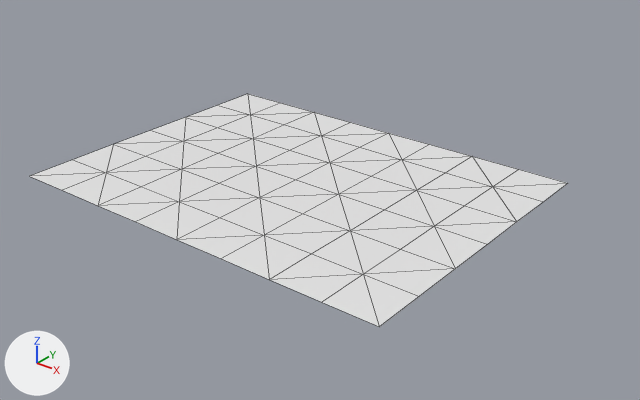
The OBJ model assets/maps/chunks/terrain_lod2_-3_-4.obj: old version first, new version second.
Camera for both pictures: a camera (50 mm lens) standing at (-82.3, 124.5, 46.7) and looking at (-159.6, 221.1, -13.2). Arrows for +X, +Y and +Z are at lower left; the lights stay in place. The picture after the commit comes second. Mesh edges are drawn as thin lines. Where no turn or scale is listed for an object, it has been applied to the vertices.

In view in the first picture: 'terrain_lod2_-3_-4'.
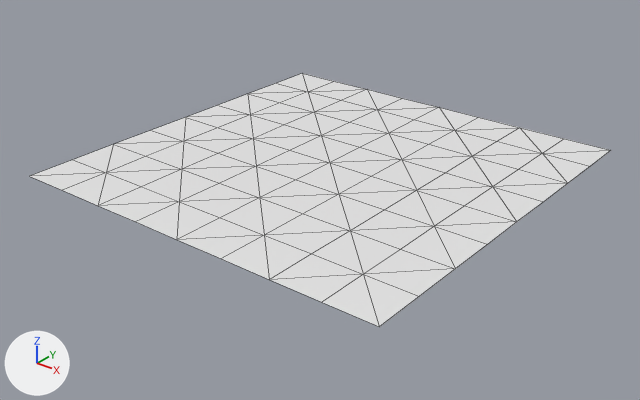
The change, as JSON lines over the scene's bpy script:
```json
{"block": "me_terrain_lod2__3__4", "where": "# used by ob_terrain_lod2__3__4; location = (0.0, 0.0, 0.0)"}
{"op": "remove", "block": "me_terrain_lod2__3__4", "code": "me_terrain_lod2__3__4.from_pydata(...)  # 63 vertices, 96 faces; spans x -192.0..-128.0, y 192.0..240.0, z -8.0"}
{"op": "add", "block": "me_terrain_lod2__3__4", "code": "me_terrain_lod2__3__4.from_pydata(...)  # 81 vertices, 128 faces; spans x -192.0..-128.0, y 192.0..256.0, z -8.0"}
{"block": "me_terrain_lod2__3__4", "change": "me_terrain_lod2__3__4 part 1"}
{"block": "me_terrain_lod2__3__4", "change": "9 new vertices lie (0.0, 8.0, 0.0) away from vertices in x -192.0..-128.0, y 240.0, z -8.0"}
{"block": "me_terrain_lod2__3__4", "change": "9 new vertices lie (0.0, 8.0, 0.0) away from vertices in x -192.0..-128.0, y 248.0, z -8.0"}
{"block": "me_terrain_lod2__3__4", "change": "32 new faces join them"}
```

Location of each change, [x1, y1, x2, y2] in pixels of the pictures (640 x 400 px):
```json
{"object": "terrain_lod2_-3_-4", "change": "reshaped", "before": [30, 94, 567, 327], "after": [30, 73, 611, 327], "on screen": "8% wider, 9% taller"}
{"part": 1, "of": "me_terrain_lod2__3__4", "change": "added", "after": [249, 73, 611, 183]}
```
